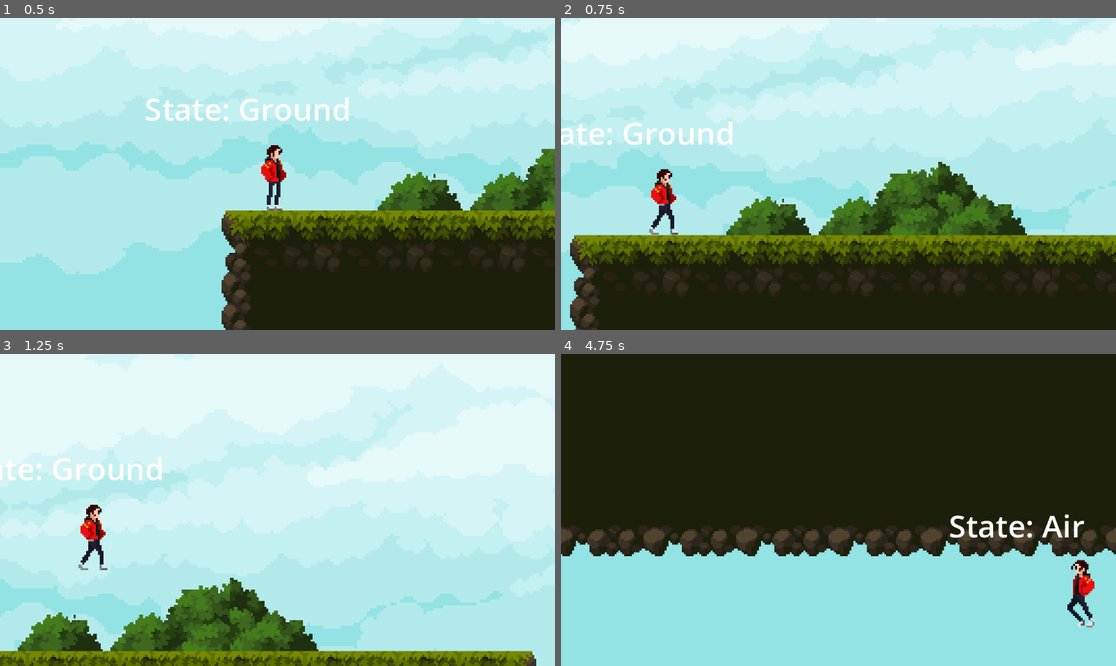
Above: before the commit, frames 1-4 (two rows, left to right).
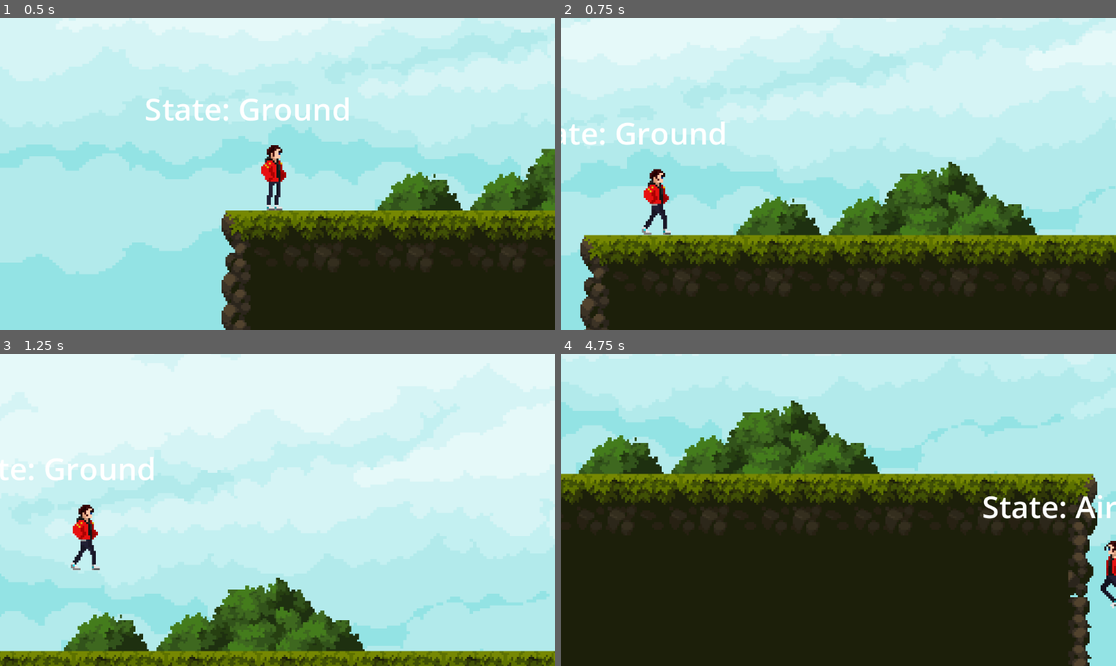
Above: after the commit, the same moments.

Repository: Chackal099/ProjetoPursuit
Game: Godot game, scene res://Levels/test_level.tscn
Two runs of this game, one before a commit and one after it. Both use one fixed random seed, a clock stepped at 60 frames per second and the inputs below.
Inputs (mouse positions are in pixels of both pictures, inside the frame that each line leads up to):
- Up to frame 1 (0.5 s): no input
- Up to frame 2 (0.75 s): move the mouse to (960, 158) at 0.52 s; hold D (right) from 0.53 s (still down); hold S (crouch) from 0.53 s (still down)
- Up to frame 3 (1.25 s): keep holding D (right); keep holding S (crouch); tap Space (jump) at 0.77 s; tap Shift (run) at 0.8 s
- Up to frame 4 (4.75 s): move the mouse to (727, 525) at 1.27 s; release S (crouch) at 1.28 s; tap Shift (run) at 1.35, 2.3, 2.85, 3.8, 4.35 s; tap Space (jump) at 1.52, 3.02, 3.77, 4.52 s; tap S (crouch) at 1.55, 3.05, 4.55 s; move the mouse to (894, 441) at 2.02 s; release D (right) at 2.03 s; hold A (left) 2.03-2.78 s; hold S (crouch) 2.03-2.78 s; move the mouse to (810, 572) at 2.77 s; hold D (right) 2.78-4.28 s; move the mouse to (1005, 556) at 3.52 s; hold S (crouch) 3.53-4.28 s; move the mouse to (672, 463) at 4.27 s; hold A (left) from 4.28 s (still down)

Frame 1 is identical in both runs. In frame 2, 12% of the frame differs, in the area x 0-100%, y 0-100%; in frame 3, 14%; in frame 4, 83%.

Commit message:
crouch mechanic added
Added the crouchWalk mechanic to the ground state, plus correcting the running bug

Diff:
--- a/Character/GroundState.gd
+++ b/Character/GroundState.gd
@@ -8,9 +8,13 @@
 @onready var state_machine : CharacterStateMachine = $/root/TestLevel/player2/CharacterStateMachine
 
 func _physics_process(delta):
-		if character.direction.x != 0 && state_machine.check_if_can_move():
+		if character.direction.x != 0 && state_machine.check_if_can_move() && state_machine.current_state != running_state:
 		#Walk Mechanics
 			character.velocity.x = character.direction.x * character.WalkSpeed
+			if Input.is_action_pressed("crouch"):
+				character.velocity.x = character.direction.x * character.CrouchSpeed
+		else:
+			character.velocity.x = move_toward(character.velocity.x, 0, character.WalkSpeed)
 
 
 func state_input(event : InputEvent):
